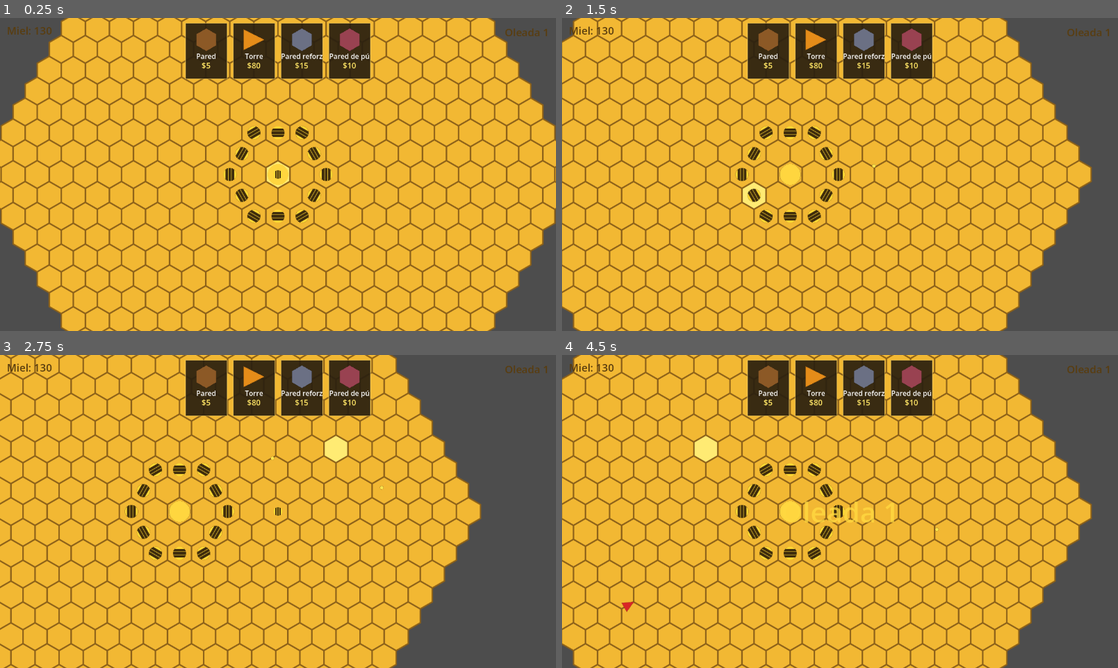
Above: before the commit, frames 1-4 (two rows, left to right).
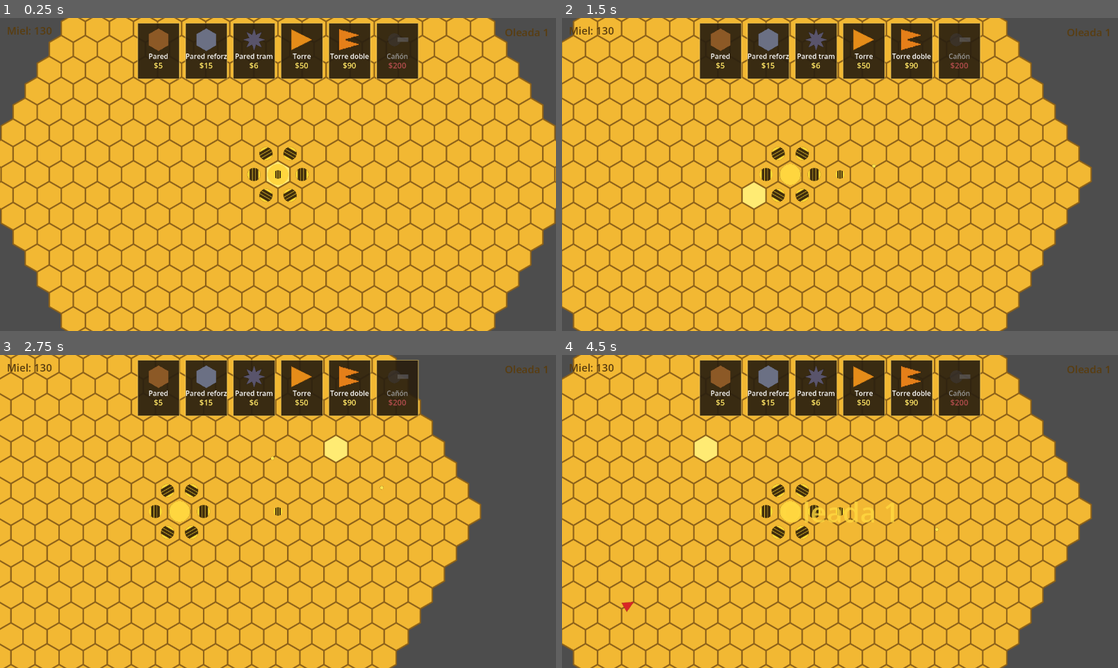
Above: after the commit, the same moments.

Repository: RamonEnProceso/bee-a-hero
Game: Godot game, scene res://scenes/Main.tscn
The game is run twice, just before and just after one commit, with the same random seed, the same clock (stepped at 60 frames per second) and the same inputs.
Inputs (mouse positions are in pixels of both pictures, inside the frame that each line leads up to):
- Up to frame 1 (0.25 s): no input
- Up to frame 2 (1.5 s): tap Enter at 0.5 s; move the mouse to (962, 158) at 0.52 s; hold D 0.53-1.25 s; click (962, 158) at 0.67 s; tap Space at 0.77 s; drag from (728, 190) to (812, 237) at 1.27 s
- Up to frame 3 (2.75 s): tap Space at 2 s; move the mouse to (333, 442) at 2.02 s; hold D from 2.03 s (still down); click (333, 442) at 2.17 s
- Up to frame 4 (4.5 s): release D at 2.75 s; drag from (812, 574) to (673, 464) at 2.77 s; tap Enter at 3.5 s; move the mouse to (1006, 558) at 3.52 s; hold A 3.53-4.25 s; click (1006, 558) at 3.67 s; tap Space at 3.77 s; drag from (673, 464) to (756, 433) at 4.27 s

The runs differ from the first frame. In frame 1, 5.3% of the frame differs, in the area x 24-76%, y 1-66%; in frame 2, 5.3%; in frame 3, 5.3%, in the area x 22-76%, y 1-66%; in frame 4, 5.3%.

Commit message:
Torres a 50 + torre doble, cañón 2x2 y pared trampa
- Torre baja a 50; pared reforzada dura 15 (3x la normal de 5)
- Quito la pared de púas; ahora hay 2 paredes + pared trampa
- Pared trampa: pinchos que no bloquean, se consumen al tocarlos y dañan
  lo mismo que un proyectil básico (2)
- Torre doble: dispara a los dos enemigos más cercanos a la vez
- Cañón: ocupa 2x2 hexágonos, tiro grande (escala 1.8x) y potente, caro
- Mecánica principal = paredes/trampas baratas, torres como golpe caro

Co-Authored-By: Claude Opus 5 (1M context) <noreply@anthropic.com>

Diff:
--- /dev/null
+++ b/scenes/BigTower.tscn
@@ -0,0 +1,14 @@
+[gd_scene load_steps=3 format=3]
+
+[ext_resource type="Script" path="res://scripts/big_tower.gd" id="1_btower"]
+[ext_resource type="PackedScene" path="res://scenes/Projectile.tscn" id="2_proj"]
+
+[node name="BigTower" type="Node2D"]
+script = ExtResource("1_btower")
+projectile_scene = ExtResource("2_proj")
+range_radius = 230.0
+fire_interval = 1.6
+damage = 6
+max_health = 12
+
+[node name="Sprite2D" type="Sprite2D" parent="."]
--- /dev/null
+++ b/scenes/DoubleTower.tscn
@@ -0,0 +1,14 @@
+[gd_scene load_steps=3 format=3]
+
+[ext_resource type="Script" path="res://scripts/double_tower.gd" id="1_dtower"]
+[ext_resource type="PackedScene" path="res://scenes/Projectile.tscn" id="2_proj"]
+
+[node name="DoubleTower" type="Node2D"]
+script = ExtResource("1_dtower")
+projectile_scene = ExtResource("2_proj")
+range_radius = 170.0
+fire_interval = 1.0
+damage = 2
+max_health = 5
+
+[node name="Sprite2D" type="Sprite2D" parent="."]
--- a/scenes/Main.tscn
+++ b/scenes/Main.tscn
@@ -1,14 +1,14 @@
-[gd_scene load_steps=20 format=3]
+[gd_scene format=3 uid="uid://dud6c4dnwb2l7"]
 
-[ext_resource type="Script" path="res://scripts/main.gd" id="1_main"]
-[ext_resource type="Script" path="res://scripts/hex_grid.gd" id="2_grid"]
-[ext_resource type="Script" path="res://scripts/queen.gd" id="3_queen"]
-[ext_resource type="Script" path="res://scripts/enemy_spawner.gd" id="4_spawner"]
+[ext_resource type="Script" uid="uid://djwyoe32on0m5" path="res://scripts/main.gd" id="1_main"]
+[ext_resource type="Script" uid="uid://bml1r4mc8t4uh" path="res://scripts/hex_grid.gd" id="2_grid"]
+[ext_resource type="Script" uid="uid://dm67ikcc5eqtl" path="res://scripts/queen.gd" id="3_queen"]
+[ext_resource type="Script" uid="uid://cuhwcmrwg1b2q" path="res://scripts/enemy_spawner.gd" id="4_spawner"]
 [ext_resource type="PackedScene" path="res://scenes/Enemy.tscn" id="5_enemy"]
 [ext_resource type="PackedScene" path="res://scenes/Wall.tscn" id="6_wall"]
 [ext_resource type="PackedScene" path="res://scenes/Tower.tscn" id="7_tower"]
-[ext_resource type="Script" path="res://scripts/builder_bee.gd" id="8_bee"]
-[ext_resource type="Script" path="res://scripts/build_menu.gd" id="9_menu"]
+[ext_resource type="Script" uid="uid://de0j60t3gwx8g" path="res://scripts/builder_bee.gd" id="8_bee"]
+[ext_resource type="Script" uid="uid://dw7fsssrt8bve" path="res://scripts/build_menu.gd" id="9_menu"]
 [ext_resource type="PackedScene" path="res://scenes/Projectile.tscn" id="10_proj"]
 [ext_resource type="PackedScene" path="res://scenes/SuicideBee.tscn" id="11_sbee"]
 [ext_resource type="PackedScene" path="res://scenes/BigWasp.tscn" id="12_bigwasp"]
@@ -18,25 +18,30 @@
 [ext_resource type="PackedScene" path="res://scenes/Bear.tscn" id="16_bear"]
 [ext_resource type="PackedScene" path="res://scenes/Smoke.tscn" id="17_smoke"]
 [ext_resource type="PackedScene" path="res://scenes/ReinforcedWall.tscn" id="18_rwall"]
-[ext_resource type="PackedScene" path="res://scenes/SpikyWall.tscn" id="19_swall"]
+[ext_resource type="PackedScene" path="res://scenes/TrapWall.tscn" id="19_trap"]
+[ext_resource type="PackedScene" path="res://scenes/DoubleTower.tscn" id="20_dtower"]
+[ext_resource type="PackedScene" path="res://scenes/BigTower.tscn" id="21_btower"]
 
-[node name="Main" type="Node2D"]
+[node name="Main" type="Node2D" unique_id=1867172931]
 script = ExtResource("1_main")
 suicide_bee_scene = ExtResource("11_sbee")
+suicide_bee_ring = 1
 
-[node name="HexGrid" type="Node2D" parent="."]
+[node name="HexGrid" type="Node2D" parent="." unique_id=205318142]
 script = ExtResource("2_grid")
 wall_scene = ExtResource("6_wall")
 tower_scene = ExtResource("7_tower")
 reinforced_wall_scene = ExtResource("18_rwall")
-spiky_wall_scene = ExtResource("19_swall")
+trap_wall_scene = ExtResource("19_trap")
+double_tower_scene = ExtResource("20_dtower")
+big_tower_scene = ExtResource("21_btower")
 
-[node name="Queen" type="Node2D" parent="."]
+[node name="Queen" type="Node2D" parent="." unique_id=593898601]
 script = ExtResource("3_queen")
 
-[node name="Sprite2D" type="Sprite2D" parent="Queen"]
+[node name="Sprite2D" type="Sprite2D" parent="Queen" unique_id=1621258804]
 
-[node name="EnemySpawner" type="Node2D" parent="."]
+[node name="EnemySpawner" type="Node2D" parent="." unique_id=800745798]
 script = ExtResource("4_spawner")
 enemy_scene = ExtResource("5_enemy")
 big_wasp_scene = ExtResource("12_bigwasp")
@@ -45,18 +50,20 @@
 smoke_scene = ExtResource("17_smoke")
 cat_scene = ExtResource("15_cat")
 bear_scene = ExtResource("16_bear")
+enemies_per_wave = 4
+time_between_waves = 7.0
 
-[node name="BuilderBee" type="Node2D" parent="."]
+[node name="BuilderBee" type="Node2D" parent="." unique_id=874248090]
 script = ExtResource("8_bee")
 projectile_scene = ExtResource("10_proj")
 
-[node name="Sprite2D" type="Sprite2D" parent="BuilderBee"]
+[node name="Sprite2D" type="Sprite2D" parent="BuilderBee" unique_id=1120331755]
 
-[node name="Camera2D" type="Camera2D" parent="BuilderBee"]
+[node name="Camera2D" type="Camera2D" parent="BuilderBee" unique_id=1308290234]
 
-[node name="UILayer" type="CanvasLayer" parent="."]
+[node name="UILayer" type="CanvasLayer" parent="." unique_id=242645184]
 
-[node name="MaterialLabel" type="Label" parent="UILayer"]
+[node name="MaterialLabel" type="Label" parent="UILayer" unique_id=954979554]
 offset_left = 16.0
 offset_top = 12.0
 offset_right = 300.0
@@ -65,7 +72,8 @@
 theme_override_font_sizes/font_size = 24
 text = "Miel: 0"
 
-[node name="BuildMenu" type="Control" parent="UILayer"]
+[node name="BuildMenu" type="Control" parent="UILayer" unique_id=158545704]
+layout_mode = 3
 anchors_preset = 15
 anchor_right = 1.0
 anchor_bottom = 1.0
@@ -74,7 +82,7 @@
 mouse_filter = 2
 script = ExtResource("9_menu")
 
-[node name="GameOverLabel" type="Label" parent="UILayer"]
+[node name="GameOverLabel" type="Label" parent="UILayer" unique_id=3875102]
 visible = false
 anchors_preset = 15
 anchor_right = 1.0
@@ -87,7 +95,8 @@
 horizontal_alignment = 1
 vertical_alignment = 1
 
-[node name="WaveLabel" type="Label" parent="UILayer"]
+[node name="WaveLabel" type="Label" parent="UILayer" unique_id=903885141]
+anchors_preset = 1
 anchor_left = 1.0
 anchor_right = 1.0
 offset_left = -220.0
@@ -100,7 +109,7 @@
 text = "Oleada 1"
 horizontal_alignment = 2
 
-[node name="WaveBanner" type="Label" parent="UILayer"]
+[node name="WaveBanner" type="Label" parent="UILayer" unique_id=1426138258]
 visible = false
 anchors_preset = 15
 anchor_right = 1.0
--- a/scenes/ReinforcedWall.tscn
+++ b/scenes/ReinforcedWall.tscn
@@ -4,6 +4,6 @@
 
 [node name="ReinforcedWall" type="Node2D"]
 script = ExtResource("1_rwall")
-max_health = 20
+max_health = 15
 
 [node name="Sprite2D" type="Sprite2D" parent="."]
--- a/scenes/SpikyWall.tscn
+++ /dev/null
@@ -1,10 +0,0 @@
-[gd_scene load_steps=2 format=3]
-
-[ext_resource type="Script" path="res://scripts/spiky_wall.gd" id="1_swall"]
-
-[node name="SpikyWall" type="Node2D"]
-script = ExtResource("1_swall")
-max_health = 8
-thorns = 1
-
-[node name="Sprite2D" type="Sprite2D" parent="."]
--- /dev/null
+++ b/scenes/TrapWall.tscn
@@ -0,0 +1,8 @@
+[gd_scene load_steps=2 format=3]
+
+[ext_resource type="Script" path="res://scripts/trap_wall.gd" id="1_trap"]
+
+[node name="TrapWall" type="Node2D"]
+script = ExtResource("1_trap")
+
+[node name="Sprite2D" type="Sprite2D" parent="."]
--- a/scripts/art.gd
+++ b/scripts/art.gd
@@ -21,7 +21,9 @@
 	tower()
 	wall()
 	reinforced_wall()
-	spiky_wall()
+	trap()
+	double_tower()
+	big_tower()
 	projectile()
 	pickup()
 
@@ -35,8 +37,12 @@
 			return tower()
 		Game.BuildType.REINFORCED:
 			return reinforced_wall()
-		Game.BuildType.SPIKY:
-			return spiky_wall()
+		Game.BuildType.TRAP:
+			return trap()
+		Game.BuildType.DOUBLE_TOWER:
+			return double_tower()
+		Game.BuildType.BIG_TOWER:
+			return big_tower()
 	return wall()
 
 
@@ -126,11 +132,42 @@
 	return _cache["reinforced_wall"]
 
 
-## Pared de púas: rojiza (devuelve daño al que la golpea).
-static func spiky_wall() -> Texture2D:
-	if not _cache.has("spiky_wall"):
-		_cache["spiky_wall"] = _wall_texture(Color(0.6, 0.26, 0.32))
-	return _cache["spiky_wall"]
+## Pared trampa: estrella de pinchos (como los de Bloons). Se consume al tocarla.
+static func trap() -> Texture2D:
+	if not _cache.has("trap"):
+		_cache["trap"] = _star_texture(8, 30.0, 14.0, Color(0.35, 0.33, 0.42), 64)
+	return _cache["trap"]
+
+
+## Torre doble: dos aguijones apuntando al mismo lado.
+static func double_tower() -> Texture2D:
+	if not _cache.has("double_tower"):
+		var polys: Array = [
+			PackedVector2Array([Vector2(30, 10), Vector2(2, 2), Vector2(2, 18)]),
+			PackedVector2Array([Vector2(30, 22), Vector2(2, 14), Vector2(2, 30)]),
+		]
+		_cache["double_tower"] = _polygons(polys, Color(0.9, 0.5, 0.1), 32)
+	return _cache["double_tower"]
+
+
+## Cañón: cuerpo oscuro + cañón de acero (ocupa 2x2 hexágonos).
+static func big_tower() -> Texture2D:
+	if not _cache.has("big_tower"):
+		var size := 128
+		var img := Image.create(size, size, false, Image.FORMAT_RGBA8)
+		img.fill(Color(0, 0, 0, 0))
+		var body_c := Vector2(48, 64)
+		var body_color := Color(0.25, 0.24, 0.28)
+		var barrel_color := Color(0.5, 0.52, 0.6)
+		for y in size:
+			for x in size:
+				var p := Vector2(x + 0.5, y + 0.5)
+				if p.distance_to(body_c) <= 34.0:
+					img.set_pixel(x, y, body_color)
+				if p.x >= 64.0 and p.x <= 122.0 and absf(p.y - 64.0) <= 12.0:
+					img.set_pixel(x, y, barrel_color)
+		_cache["big_tower"] = ImageTexture.create_from_image(img)
+	return _cache["big_tower"]
 
 
 # --- Generadores internos (no cachean; los públicos sí) ---
@@ -154,6 +191,31 @@
 			if Geometry2D.is_point_in_polygon(Vector2(x + 0.5, y + 0.5), points):
 				img.set_pixel(x, y, color)
 	return ImageTexture.create_from_image(img)
+
+
+## Varios polígonos del mismo color (ej. los dos aguijones de la torre doble).
+static func _polygons(polys: Array, color: Color, size: int) -> ImageTexture:
+	var img := Image.create(size, size, false, Image.FORMAT_RGBA8)
+	img.fill(Color(0, 0, 0, 0))
+	for y in size:
+		for x in size:
+			var p := Vector2(x + 0.5, y + 0.5)
+			for poly in polys:
+				if Geometry2D.is_point_in_polygon(p, poly):
+					img.set_pixel(x, y, color)
+					break
+	return ImageTexture.create_from_image(img)
+
+
+## Estrella de `spikes` puntas (pinchos de la trampa): alterna radio exterior/interior.
+static func _star_texture(spikes: int, outer: float, inner: float, color: Color, size: int) -> ImageTexture:
+	var pts := PackedVector2Array()
+	var center := Vector2(size / 2.0, size / 2.0)
+	for i in spikes * 2:
+		var a: float = deg_to_rad(90.0 + float(i) * 180.0 / spikes)
+		var r: float = outer if i % 2 == 0 else inner
+		pts.append(center + Vector2(cos(a), sin(a)) * r)
+	return _polygon(pts, color, size)
 
 
 ## Hexágono pointy-top que rellena la celda (los subtipos de pared usan su color).
--- /dev/null
+++ b/scripts/big_tower.gd
@@ -0,0 +1,16 @@
+class_name BigTower
+extends Tower
+
+## Cañón: ocupa un "2x2" de hexágonos y dispara tiros grandes y potentes.
+## Caro, pero mucho daño y mucho alcance. Los stats vienen del .tscn.
+
+
+## Proyectil más grande (escala 1.8x) y con más área de impacto.
+func _spawn_projectile(target: Enemy) -> void:
+	var p: Projectile = projectile_scene.instantiate()
+	p.target = target
+	p.damage = damage
+	p.hit_radius = 16.0
+	p.global_position = global_position
+	get_parent().add_child(p)
+	p.scale = Vector2(1.8, 1.8)
--- /dev/null
+++ b/scripts/double_tower.gd
@@ -0,0 +1,12 @@
+class_name DoubleTower
+extends Tower
+
+## Torre doble: dispara a los dos enemigos más cercanos a la vez.
+## Igual de frágil que la torre normal, pero el doble de presión.
+
+
+## En vez de un proyectil, dispara uno a cada uno de los dos enemigos más cercanos.
+func _shoot(_target: Enemy) -> void:
+	var list := _enemies_in_range()
+	for i in mini(2, list.size()):
+		_spawn_projectile(list[i])
--- a/scripts/game.gd
+++ b/scripts/game.gd
@@ -5,20 +5,22 @@
 signal materials_changed(value: int)
 
 ## Tipos de estructura que se pueden construir.
-enum BuildType { WALL, TOWER, REINFORCED, SPIKY }
+enum BuildType { WALL, REINFORCED, TRAP, TOWER, DOUBLE_TOWER, BIG_TOWER }
 
 ## Definiciones de lo construible: nombre y costo.
 ## El orden de las claves es el orden en que aparecen las tarjetas del menú.
 const BUILD_DEFS := {
 	BuildType.WALL: { "name": "Pared", "cost": 5 },
-	BuildType.TOWER: { "name": "Torre", "cost": 80 },
 	BuildType.REINFORCED: { "name": "Pared reforzada", "cost": 15 },
-	BuildType.SPIKY: { "name": "Pared de púas", "cost": 10 },
+	BuildType.TRAP: { "name": "Pared trampa", "cost": 6 },
+	BuildType.TOWER: { "name": "Torre", "cost": 50 },
+	BuildType.DOUBLE_TOWER: { "name": "Torre doble", "cost": 90 },
+	BuildType.BIG_TOWER: { "name": "Cañón", "cost": 200 },
 }
 
 ## Material de construcción disponible (lo ganamos al destruir enemigos).
-## 130 = colchón inicial: alcanza para 1 torre (80) + 10 paredes (50).
-## Las torres caras empujan a jugar a base de paredes, no de torretas.
+## 130 = 2 torres (100) + algo de defensa. La mecánica principal son las
+## paredes y trampas baratas; las torres (y el cañón) son el golpe caro.
 var materials: int = 130
 
 
--- a/scripts/hex_grid.gd
+++ b/scripts/hex_grid.gd
@@ -16,8 +16,12 @@
 @export var tower_scene: PackedScene
 ## Escena de la pared reforzada (más vida, contra avispones).
 @export var reinforced_wall_scene: PackedScene
-## Escena de la pared de púas (devuelve daño al que la golpea).
-@export var spiky_wall_scene: PackedScene
+## Escena de la pared trampa (pinchos: desaparecen al tocar y dañan).
+@export var trap_wall_scene: PackedScene
+## Escena de la torre doble (dispara a dos enemigos).
+@export var double_tower_scene: PackedScene
+## Escena del cañón (ocupa 2x2 hexágonos, tiros potentes).
+@export var big_tower_scene: PackedScene
 
 # Celda sobre la que está el mouse en este instante.
 var hovered: Vector2i = Vector2i.ZERO
@@ -25,6 +29,11 @@
 var walls: Dictionary = {}
 # Torres construidas: clave = celda (Vector2i), valor = nodo Tower.
 var towers: Dictionary = {}
+# Trampas (pared trampa): clave = celda (Vector2i), valor = nodo TrapWall. No bloquean.
+var traps: Dictionary = {}
+
+## Desplazamientos que ocupa el cañón (un "2x2" de hexágonos contiguos).
+const BIG_TOWER_FOOTPRINT := [Vector2i(0, 0), Vector2i(1, 0), Vector2i(0, -1), Vector2i(1, -1)]
 
 # --- Vista previa mientras arrastramos una tarjeta (main.gd la actualiza) ---
 var show_build_range: bool = false
@@ -34,6 +43,7 @@
 var preview_mouse_world: Vector2 = Vector2.ZERO
 var preview_texture: Texture2D
 var preview_valid: bool = false
+var preview_type: int = -1
 
 
 func _ready() -> void:
@@ -135,13 +145,23 @@
 
 ## ¿Se puede construir en `cell`? (libre, no es el centro y no es el borde).
 func can_place(cell: Vector2i) -> bool:
-	if walls.has(cell) or towers.has(cell):
+	if walls.has(cell) or towers.has(cell) or traps.has(cell):
 		return false
 	if cell == Vector2i.ZERO:
 		return false  # la reina ocupa (0,0)
 	if cube_radius(cell.x, cell.y) >= grid_radius:
 		return false  # no construir en el borde donde spawnean enemigos
 	return true
+
+
+## ¿Se puede construir el `type` en `cell`? Valida todo el footprint (el cañón ocupa 2x2).
+func can_place_build(type: int, cell: Vector2i) -> bool:
+	if type == Game.BuildType.BIG_TOWER:
+		for c in _big_tower_cells(cell):
+			if not can_place(c):
+				return false
+		return true
+	return can_place(cell)
 
 
 ## Devuelve la pared en `cell`, o null si no hay.
@@ -169,12 +189,16 @@
 	match type:
 		Game.BuildType.WALL:
 			return build_wall(cell)
+		Game.BuildType.REINFORCED:
+			return build_reinforced_wall(cell)
+		Game.BuildType.TRAP:
+			return build_trap(cell)
 		Game.BuildType.TOWER:
 			return build_tower(cell)
-		Game.BuildType.REINFORCED:
-			return build_reinforced_wall(cell)
-		Game.BuildType.SPIKY:
-			return build_spiky_wall(cell)
+		Game.BuildType.DOUBLE_TOWER:
+			return build_double_tower(cell)
+		Game.BuildType.BIG_TOWER:
+			return build_big_tower(cell)
 	return null
 
 
@@ -188,9 +212,20 @@
 	return _build_wall_with(reinforced_wall_scene, cell)
 
 
-## Construye una pared de púas (devuelve daño) en `cell`.
-func build_spiky_wall(cell: Vector2i) -> Wall:
-	return _build_wall_with(spiky_wall_scene, cell)
+## Construye una pared trampa (pinchos) en `cell`. No bloquea: es un consumible.
+func build_trap(cell: Vector2i) -> TrapWall:
+	if trap_wall_scene == null:
+		return null
+	if not can_place(cell):
+		return null
+	var trap: TrapWall = trap_wall_scene.instantiate()
+	trap.grid = self
+	trap.cell = cell
+	trap.hex_size = hex_size
+	trap.position = hex_to_pixel(cell.x, cell.y)
+	traps[cell] = trap
+	add_child(trap)
+	return trap
 
 
 ## Pared genérica: instancia la escena, la anota en `walls` y la coloca en su celda.
@@ -215,6 +250,11 @@
 	walls.erase(cell)
 
 
+## Saca una trampa del diccionario (la llama TrapWall._trigger al consumirse).
+func remove_trap(cell: Vector2i) -> void:
+	traps.erase(cell)
+
+
 ## Construye una torre en `cell`. Devuelve null si la celda no es válida.
 func build_tower(cell: Vector2i) -> Tower:
 	if tower_scene == null:
@@ -226,15 +266,73 @@
 	tower.grid = self
 	tower.cell = cell
 	tower.hex_size = hex_size
+	tower.cells = [cell]
 	tower.position = hex_to_pixel(cell.x, cell.y)
 	towers[cell] = tower
 	add_child(tower)
 	return tower
 
 
-## Saca una torre del diccionario (la llama Tower.die al destruirse).
-func remove_tower(cell: Vector2i) -> void:
-	towers.erase(cell)
+## Construye una torre doble (dispara a dos enemigos) en `cell`.
+func build_double_tower(cell: Vector2i) -> Tower:
+	if double_tower_scene == null:
+		return null
+	if not can_place(cell):
+		return null
+
+	var tower: Tower = double_tower_scene.instantiate()
+	tower.grid = self
+	tower.cell = cell
+	tower.hex_size = hex_size
+	tower.cells = [cell]
+	tower.position = hex_to_pixel(cell.x, cell.y)
+	towers[cell] = tower
+	add_child(tower)
+	return tower
+
+
+## Construye un cañón (2x2 hexágonos) anclado en `cell`. El nodo queda centrado
+## en el centro geométrico del footprint y se anota bajo las 4 celdas.
+func build_big_tower(cell: Vector2i) -> Tower:
+	if big_tower_scene == null:
+		return null
+	if not can_place_build(Game.BuildType.BIG_TOWER, cell):
+		return null
+
+	var cells := _big_tower_cells(cell)
+	var tower: Tower = big_tower_scene.instantiate()
+	tower.grid = self
+	tower.cell = cell
+	tower.hex_size = hex_size
+	tower.cells = cells
+	tower.position = _footprint_center(cells)
+	for c in cells:
+		towers[c] = tower
+	add_child(tower)
+	return tower
+
+
+## Saca una torre del diccionario (la llama Tower.die al destruirse). Borra todas
+## las celdas que ocupa (una torre normal ocupa 1, el cañón 4).
+func remove_tower(tower: Tower) -> void:
+	for c in tower.cells:
+		towers.erase(c)
+
+
+## Las celdas (axiales) que ocupa un cañón anclado en `anchor`.
+func _big_tower_cells(anchor: Vector2i) -> Array[Vector2i]:
+	var out: Array[Vector2i] = []
+	for d in BIG_TOWER_FOOTPRINT:
+		out.append(anchor + d)
+	return out
+
+
+## Centro en píxeles de un grupo de celdas (para ubicar el cañón sobre su 2x2).
+func _footprint_center(cells: Array[Vector2i]) -> Vector2:
+	var sum: Vector2 = Vector2.ZERO
+	for c in cells:
+		sum += hex_to_pixel(c.x, c.y)
+	return sum / float(cells.size())
 
 
 # ---------------------------------------------------------------------------
@@ -257,13 +355,19 @@
 		draw_circle(lc, build_range_px, Color(0.3, 0.8, 0.4, 0.12))
 		draw_arc(lc, build_range_px, 0.0, TAU, 64, Color(0.3, 0.8, 0.4, 0.6), 2.0, true)
 
-	# Vista previa: celda destino (verde/rojo) + fantasma siguiendo el mouse.
+	# Vista previa: celda(s) destino (verde/rojo) + fantasma siguiendo el mouse.
 	if preview_texture != null:
-		var pc: Vector2 = hex_to_pixel(preview_cell.x, preview_cell.y)
 		var cc: Color = Color(0.2, 0.9, 0.3, 0.5) if preview_valid else Color(0.9, 0.2, 0.2, 0.5)
-		_draw_hexagon(pc, cc)
+		# El cañón pinta su footprint completo de 2x2; el resto una sola celda.
+		if preview_type == Game.BuildType.BIG_TOWER:
+			for c in _big_tower_cells(preview_cell):
+				_draw_hexagon(hex_to_pixel(c.x, c.y), cc)
+		else:
+			_draw_hexagon(hex_to_pixel(preview_cell.x, preview_cell.y), cc)
 
 		var s: float = hex_size * 1.8
+		if preview_type == Game.BuildType.BIG_TOWER:
+			s = hex_size * 4.5
 		var mp: Vector2 = to_local(preview_mouse_world)
 		draw_texture_rect(preview_texture, Rect2(mp - Vector2(s, s) / 2.0, Vector2(s, s)), false, Color(1, 1, 1, 0.7))
 
--- a/scripts/main.gd
+++ b/scripts/main.gd
@@ -67,6 +67,7 @@
 	hex_grid.build_range_px = build_range * hex_grid.hex_size * sqrt(3.0)
 	hex_grid.preview_mouse_world = world
 	hex_grid.preview_cell = cell
+	hex_grid.preview_type = dragging_type
 	hex_grid.preview_valid = _can_build(dragging_type, cell)
 	hex_grid.preview_texture = Art.build_icon(dragging_type)
 	hex_grid.queue_redraw()
@@ -76,6 +77,7 @@
 	dragging_type = -1
 	hex_grid.show_build_range = false
 	hex_grid.preview_texture = null
+	hex_grid.preview_type = -1
 	hex_grid.queue_redraw()
 
 
@@ -85,7 +87,7 @@
 	var def: Dictionary = Game.BUILD_DEFS[type]
 	if not Game.can_afford(def["cost"]):
 		return false
-	if not hex_grid.can_place(cell):
+	if not hex_grid.can_place_build(type, cell):
 		return false
 	# Cercanía a la abeja y no sobre ella.
 	var bee_cell: Vector2i = hex_grid.cell_at_world(builder_bee.global_position)
--- a/scripts/spiky_wall.gd
+++ /dev/null
@@ -1,9 +0,0 @@
-class_name SpikyWall
-extends Wall
-
-## Pared de púas: devuelve daño al enemigo que la golpea.
-
-
-## Textura con púas.
-func _texture() -> Texture2D:
-	return Art.spiky_wall()
--- a/scripts/tower.gd
+++ b/scripts/tower.gd
@@ -11,6 +11,8 @@
 
 var grid: HexGrid
 var cell: Vector2i
+## Celdas que ocupa esta torre (1 para las normales, 4 para el cañón).
+var cells: Array[Vector2i] = []
 var hex_size: float = 32.0
 
 var health: int
@@ -40,21 +42,34 @@
 
 ## Busca el enemigo más cercano dentro del rango (o null si no hay).
 func _nearest_enemy() -> Enemy:
-	var best: Enemy = null
-	var best_dist: float = INF
+	var list := _enemies_in_range()
+	if list.is_empty():
+		return null
+	return list[0]
+
+
+## Enemigos vivos dentro del rango, del más cercano al más lejano.
+func _enemies_in_range() -> Array[Enemy]:
+	var list: Array[Enemy] = []
 	for node in get_tree().get_nodes_in_group("enemies"):
 		var e := node as Enemy
-		if e == null:
+		if e == null or e.dead:
 			continue
-		var dist: float = global_position.distance_to(e.global_position)
-		if dist <= range_radius and dist < best_dist:
-			best_dist = dist
-			best = e
-	return best
+		if global_position.distance_to(e.global_position) <= range_radius:
+			list.append(e)
+	list.sort_custom(func(a: Enemy, b: Enemy) -> bool:
+		return global_position.distance_to(a.global_position) < global_position.distance_to(b.global_position))
+	return list
 
 
 ## Dispara un proyectil hacia el objetivo.
 func _shoot(target: Enemy) -> void:
+	_spawn_projectile(target)
+
+
+## Crea el proyectil que viaja hacia `target`. Las subclases lo sobrescriben
+## (la torre doble dispara dos, el cañón un tiro grande).
+func _spawn_projectile(target: Enemy) -> void:
 	var p: Projectile = projectile_scene.instantiate()
 	p.target = target
 	p.damage = damage
@@ -71,5 +86,5 @@
 
 ## Al destruirse, se saca de la grilla para liberar la celda.
 func die() -> void:
-	grid.remove_tower(cell)
+	grid.remove_tower(self)
 	queue_free()
--- /dev/null
+++ b/scripts/trap_wall.gd
@@ -0,0 +1,42 @@
+class_name TrapWall
+extends Node2D
+
+## Pared trampa (como los pinchos de Bloons): NO bloquea el paso. Cuando un enemigo
+## la toca, desaparece y le hace el daño de un proyectil básico.
+
+## Daño que hace al enemigo que la pisa (= daño de un proyectil básico).
+@export var damage: int = 2
+## Distancia a la que un enemigo activa la trampa.
+@export var trigger_radius: float = 20.0
+
+var grid: HexGrid
+var cell: Vector2i
+var hex_size: float = 32.0
+
+@onready var sprite: Sprite2D = $Sprite2D
+
+
+func _ready() -> void:
+	sprite.texture = Art.trap()
+
+
+func _process(_delta: float) -> void:
+	var e := _overlapping_enemy()
+	if e != null:
+		e.take_damage(damage)
+		_trigger()
+
+
+## Primer enemigo vivo que esté encima de la trampa, o null.
+func _overlapping_enemy() -> Enemy:
+	for node in get_tree().get_nodes_in_group("enemies"):
+		var e := node as Enemy
+		if e != null and not e.dead and global_position.distance_to(e.global_position) <= trigger_radius:
+			return e
+	return null
+
+
+## La trampa se consume: se saca de la grilla y desaparece.
+func _trigger() -> void:
+	grid.remove_trap(cell)
+	queue_free()
Not shown, added: scripts/big_tower.gd.uid
Not shown, added: scripts/double_tower.gd.uid
Not shown, removed: scripts/spiky_wall.gd.uid
Not shown, added: scripts/trap_wall.gd.uid
